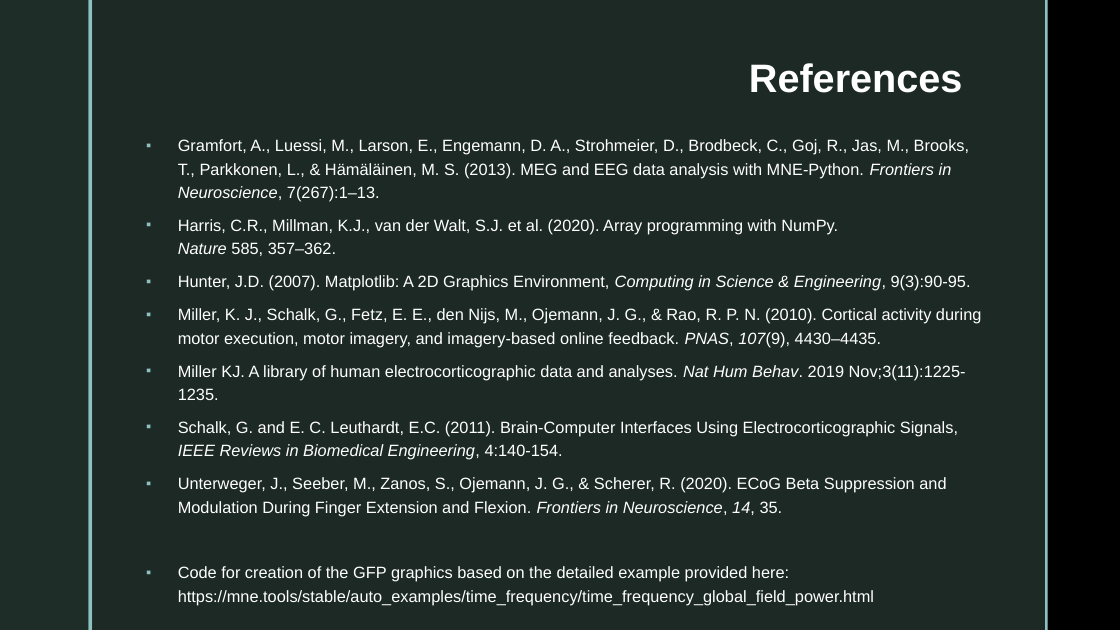
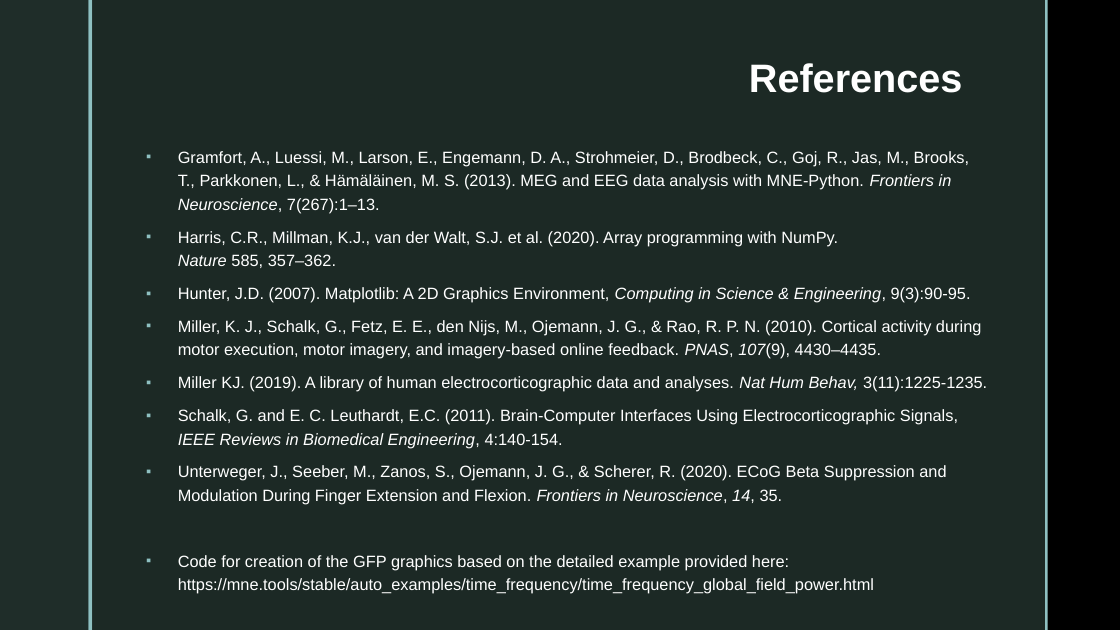
Before and after one commit to jessb0t/motorImagery, a slide deck: slide 19 of archive/project-summary.pptx. Drawn at 1120x630 pixels with LibreOffice and Linux fonts; fonts in the diff are those of the drawing; background and template pictures are left out. Boxes give left, top, right and bottom in pixels: in the first picture for what was removed or moved away, otherwise in the second. Text is boxed around its words. In the diff, an @@ line names an element or a change of style, - is before the commit and + after.

```diff
--- a/archive/project-summary.pptx
+++ b/archive/project-summary.pptx
@@ text at bbox=[178, 376, 987, 392]: text changed @@
-▪ Miller KJ. A library of human electrocorticographic data and analyses. Nat Hum Behav. 2019 Nov;3(11):1225-1235.
+▪ Miller KJ. (2019). A library of human electrocorticographic data and analyses. Nat Hum Behav, 3(11):1225-1235.
```
Also in this commit, not shown: 2 other files.
